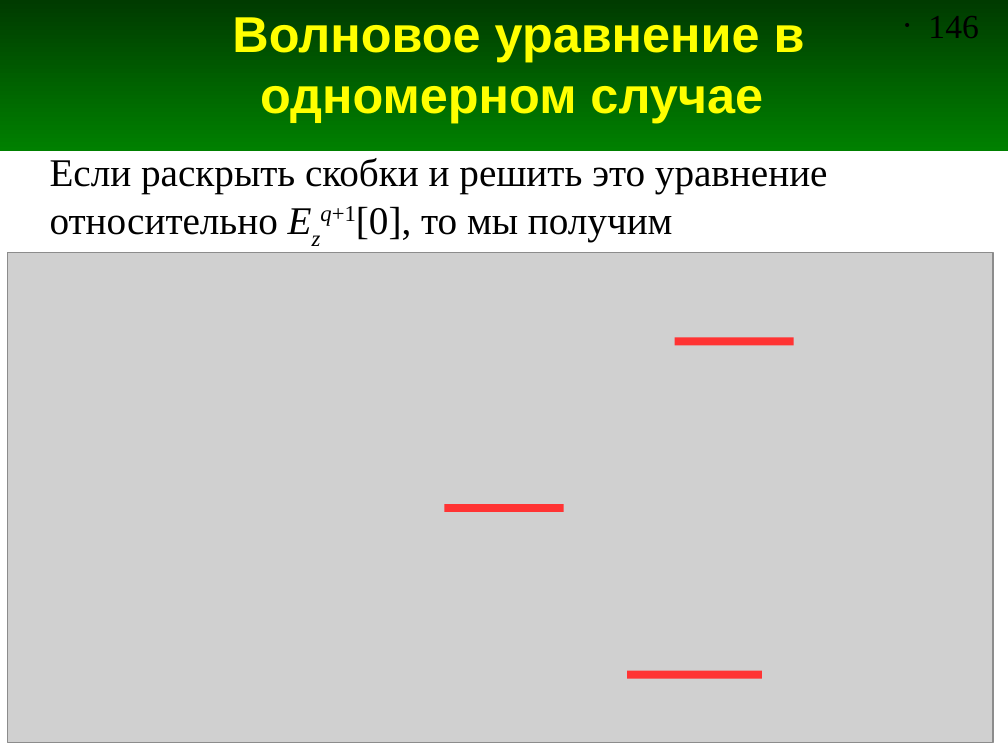
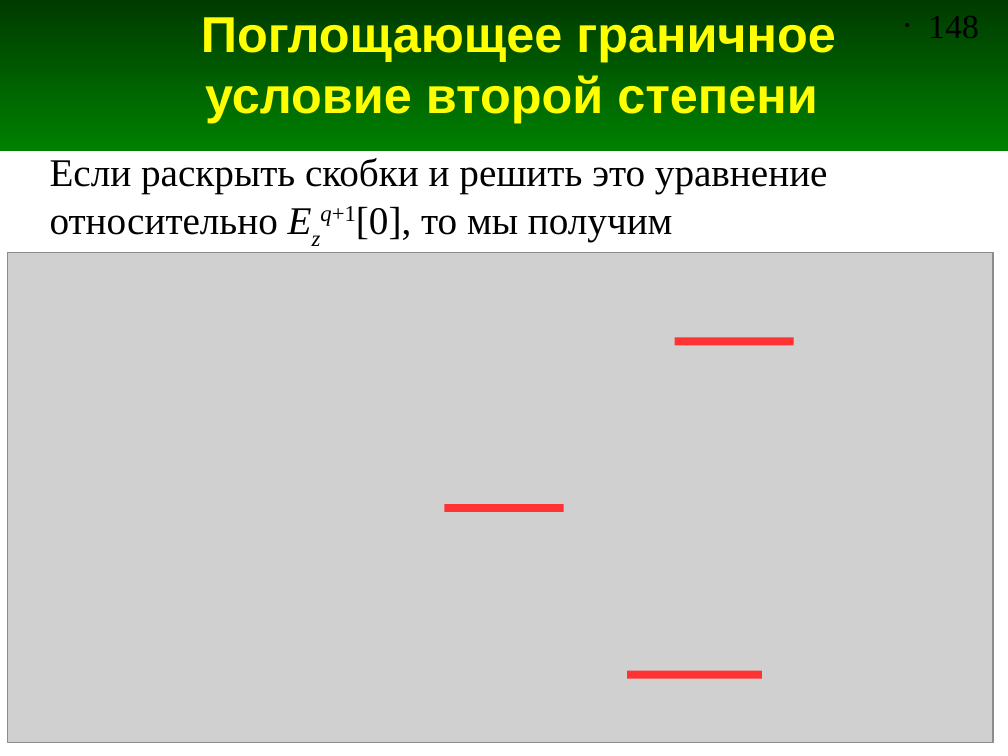
Before and after one commit to andris0147sv/modelling, a slide deck: slide 148 of presentations/2. FDTD.odp (slide 146 before the commit). Drawn at 1008x756 pixels with LibreOffice and Linux fonts; fonts in the diff are those of the drawing; grey boxes stand for pictures. Boxes give left, top, right and bottom in pixels: in the first picture for what was removed or moved away, otherwise in the second. Text is boxed around its words. In the diff, an @@ line names an element or a change of style, - is before the commit and + after.

```diff
--- a/presentations/2. FDTD.odp
+++ b/presentations/2. FDTD.odp
@@ title at [201, 17, 836, 123]: text changed @@
-Волновое уравнение в одномерном случае
+Поглощающее граничное условие второй степени
@@ page number at [928, 16, 978, 38]: text changed @@
-• 146
+• 148
```
Also in this commit, not shown: 8 other slides changed, 4 slides added, 3 slides removed, 8 other files.
